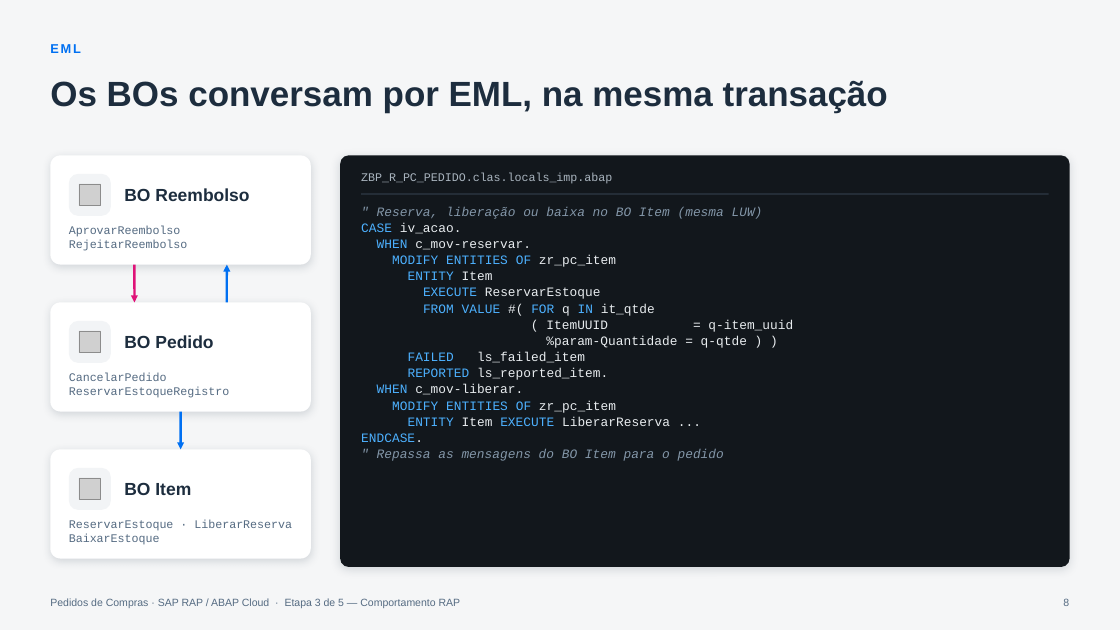
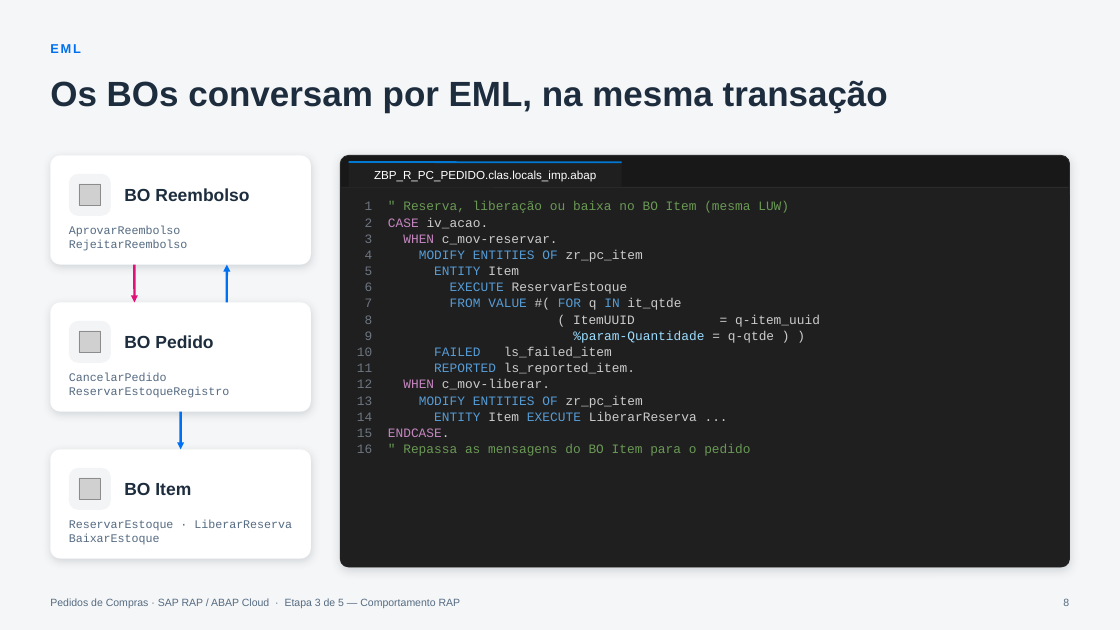
Before and after one commit to AdrianoBispo/sap-abap-rap-pedidos-de-compras-app, a slide deck: slide 8 of docs/apresentacoes/03-comportamento-rap.pptx. Drawn at 1120x630 pixels with LibreOffice and Linux fonts; fonts in the diff are those of the drawing; grey boxes stand for pictures. Boxes give left, top, right and bottom in pixels: in the first picture for what was removed or moved away, otherwise in the second. Text is boxed around its words. In the diff, an @@ line names an element or a change of style, - is before the commit and + after.

```diff
--- a/docs/apresentacoes/03-comportamento-rap.pptx
+++ b/docs/apresentacoes/03-comportamento-rap.pptx
@@ rounded rectangle at [340, 155, 1070, 567]: fill #12171C to #181818; outline none to #2B2B2B 0.75 pt @@
@@ rectangle "ZBP_R_PC_PEDIDO.clas.locals_imp.abap": place and size @@
-rectangle "ZBP_R_PC_PEDIDO.clas.locals_imp.abap" at [361, 173, 612, 184]
+rectangle "ZBP_R_PC_PEDIDO.clas.locals_imp.abap" at [349, 162, 622, 187]
@@ rectangle "ZBP_R_PC_PEDIDO.clas.locals_imp.abap" at [349, 162, 622, 187]: font Courier New to Arial, text colour #A9B4BE to #FFFFFF; alignment left to centre; fill none to #1F1F1F @@
@@ line added from (349, 162) to (622, 162), #0078D4 1.5 pt @@
@@ rounded rectangle added at [340, 187, 1070, 567], fill #1F1F1F @@
@@ line moved from (361, 194) - (1049, 194) to (341, 187) - (1069, 187) @@
@@ line (341, 187) - (1069, 187): stroke #2E3A46 1 pt to #2B2B2B 0.75 pt @@
@@ rectangle added at [341, 187, 1069, 200], fill #1F1F1F @@
@@ text at [365, 201, 820, 456]: text changed; text colour #E8ECEF to #CCCCCC @@
-" Reserva, liberação ou baixa no BO Item (mesma LUW)
-CASE iv_acao.
-WHEN c_mov-reservar.
-MODIFY ENTITIES OF zr_pc_item
-ENTITY Item
-EXECUTE ReservarEstoque
-FROM VALUE #( FOR q IN it_qtde
-( ItemUUID = q-item_uuid
-%param-Quantidade = q-qtde ) )
-FAILED ls_failed_item
-REPORTED ls_reported_item.
-WHEN c_mov-liberar.
-MODIFY ENTITIES OF zr_pc_item
-ENTITY Item EXECUTE LiberarReserva ...
-ENDCASE.
-" Repassa as mensagens do BO Item para o pedido
+1 " Reserva, liberação ou baixa no BO Item (mesma LUW)
+2 CASE iv_acao.
+3 WHEN c_mov-reservar.
+4 MODIFY ENTITIES OF zr_pc_item
+5 ENTITY Item
+6 EXECUTE ReservarEstoque
+7 FROM VALUE #( FOR q IN it_qtde
+8 ( ItemUUID = q-item_uuid
+9 %param-Quantidade = q-qtde ) )
+10 FAILED ls_failed_item
+11 REPORTED ls_reported_item.
+12 WHEN c_mov-liberar.
+13 MODIFY ENTITIES OF zr_pc_item
+14 ENTITY Item EXECUTE LiberarReserva ...
+15 ENDCASE.
+16 " Repassa as mensagens do BO Item para o pedido
```
Also in this commit, not shown: 5 other slides changed, 4 other files.
